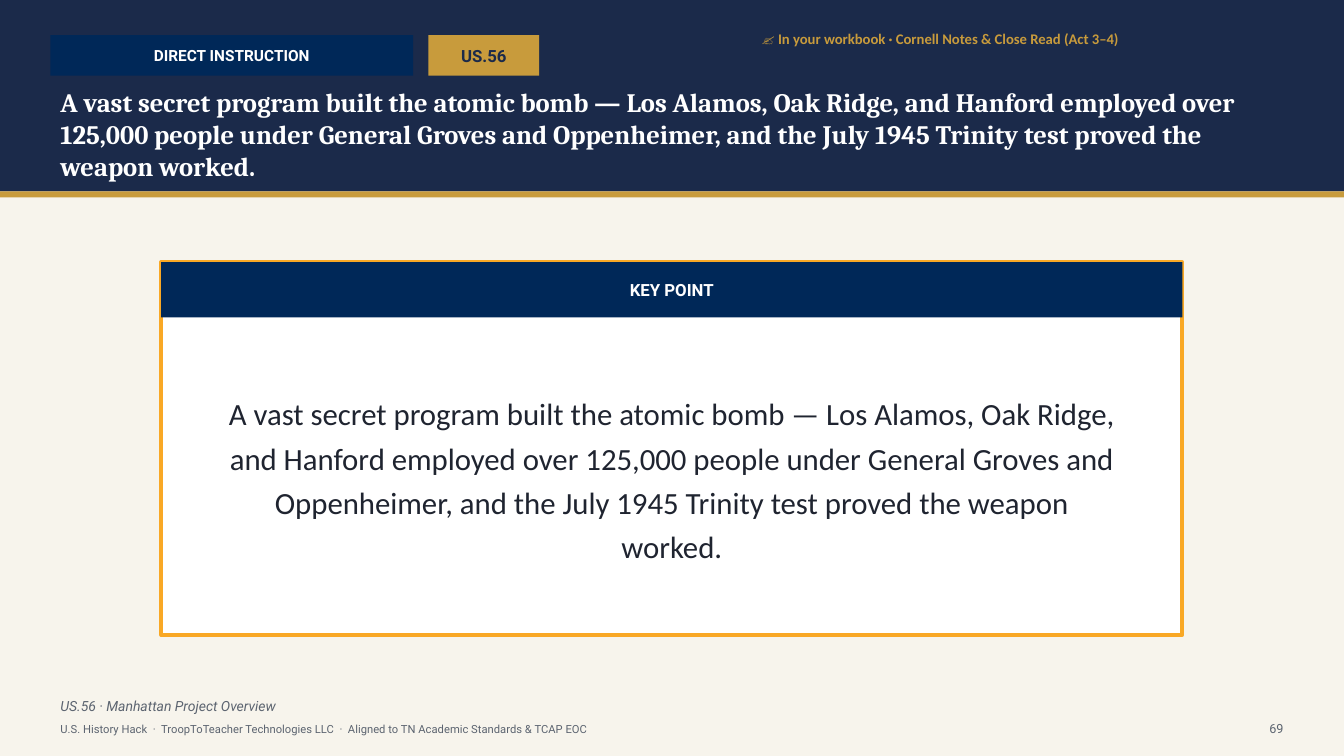
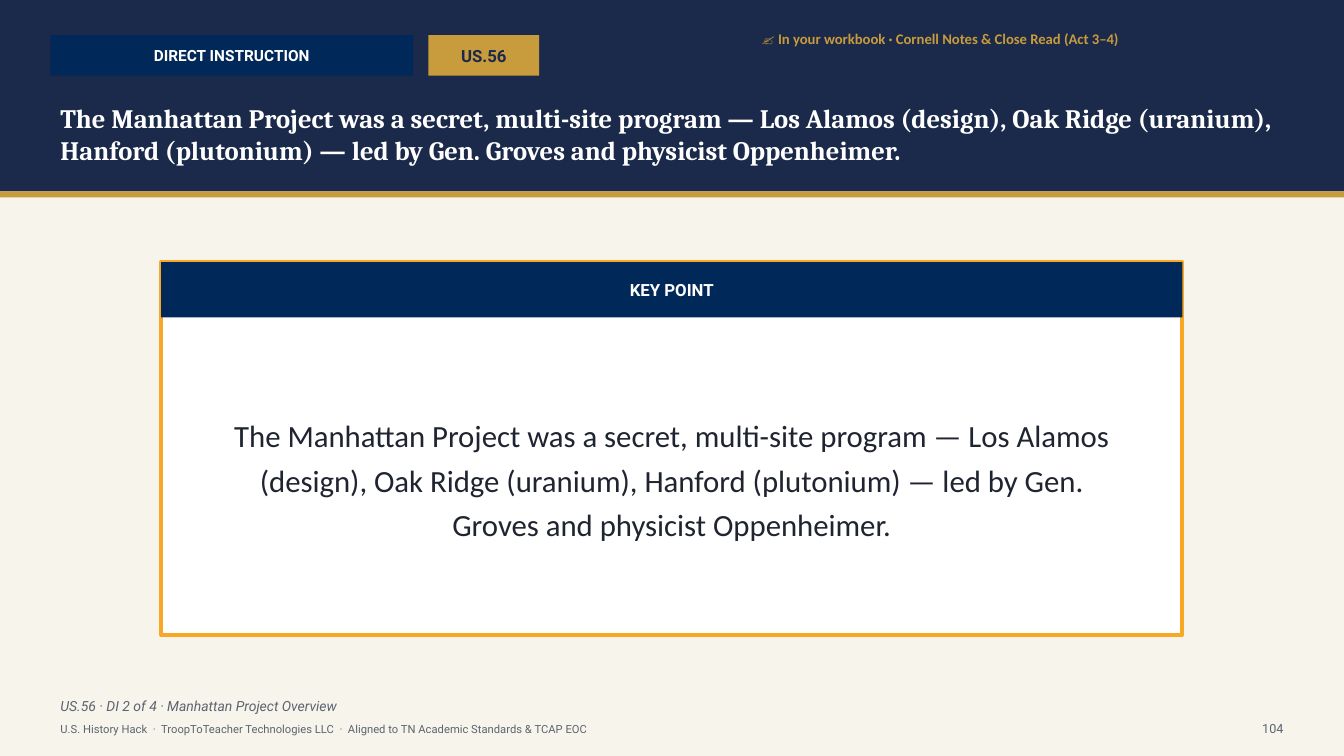
Before and after one commit to Trooptoteacher/trooptoteacher-history, a slide deck: slide 105 of 00_START_HERE/UNIT6_DECKS_BUILD/Unit6_Student_Deck_CourseStandard.pptx (slide 92 before the commit). Drawn at 1344x756 pixels with LibreOffice and Linux fonts; fonts in the diff are those of the drawing. Boxes give left, top, right and bottom in pixels: in the first picture for what was removed or moved away, otherwise in the second. Text is boxed around its words. In the diff, an @@ line names an element or a change of style, - is before the commit and + after.

```diff
--- a/00_START_HERE/UNIT6_DECKS_BUILD/Unit6_Student_Deck_CourseStandard.pptx
+++ b/00_START_HERE/UNIT6_DECKS_BUILD/Unit6_Student_Deck_CourseStandard.pptx
@@ text at (60, 109, 1272, 166): text changed @@
-A vast secret program built the atomic bomb — Los Alamos, Oak Ridge, and Hanford employed over 125,000 people under General Groves and Oppenheimer, and the July 1945 Trinity test proved the weapon worked.
+The Manhattan Project was a secret, multi-site program — Los Alamos (design), Oak Ridge (uranium), Hanford (plutonium) — led by Gen. Groves and physicist Oppenheimer.
@@ text at (234, 425, 1109, 541): text changed @@
-A vast secret program built the atomic bomb — Los Alamos, Oak Ridge, and Hanford employed over 125,000 people under General Groves and Oppenheimer, and the July 1945 Trinity test proved the weapon worked.
+The Manhattan Project was a secret, multi-site program — Los Alamos (design), Oak Ridge (uranium), Hanford (plutonium) — led by Gen. Groves and physicist Oppenheimer.
@@ text at (60, 700, 337, 714): text changed @@
-US.56 · Manhattan Project Overview
+US.56 · DI 2 of 4 · Manhattan Project Overview
@@ text at (1262, 724, 1283, 733): text changed @@
-69
+104
```
Also in this commit, not shown: 108 other slides changed, 16 slides added, 1 slide removed, 2 other files.
